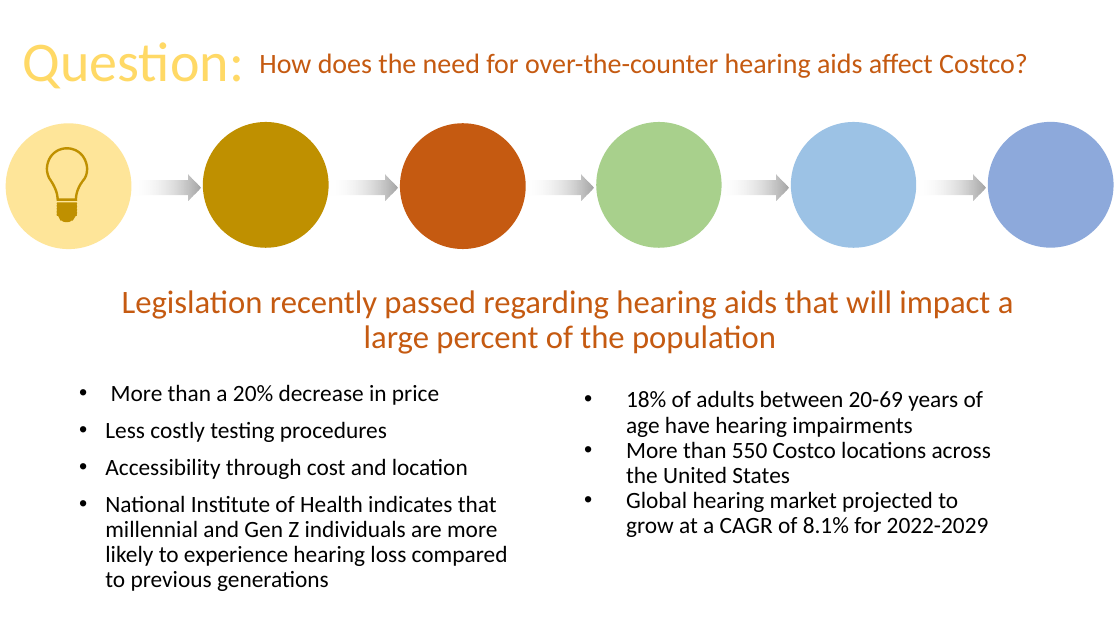
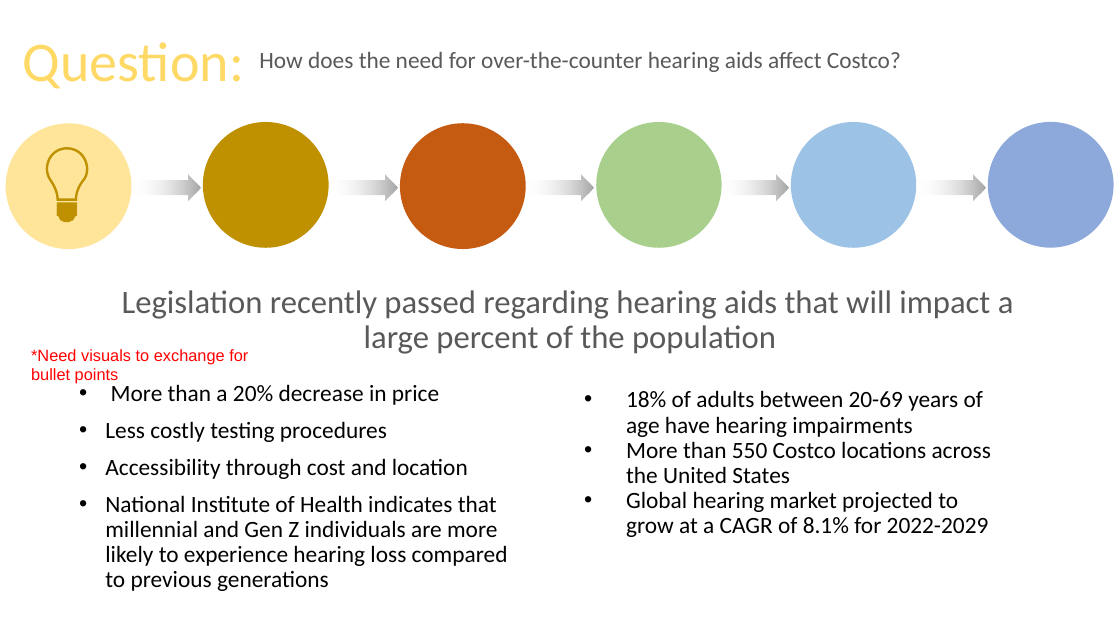
Before and after one commit to JaxWil24/Hearing_Aid_Accessibility, a slide deck: slide 2 of Presentation/FP_Powerpoint.pptx (slide 3 before the commit). Drawn at 1120x630 pixels with LibreOffice and Linux fonts; fonts in the diff are those of the drawing. Boxes give left, top, right and bottom in pixels: in the first picture for what was removed or moved away, otherwise in the second. Text is boxed around its words. In the diff, an @@ line names an element or a change of style, - is before the commit and + after.

```diff
--- a/Presentation/FP_Powerpoint.pptx
+++ b/Presentation/FP_Powerpoint.pptx
@@ text "How does the need for ..." at [259,52,901,72]: size 24 to 20 pt, text colour #C55A11 to #595959 @@
@@ text "Legislation recently passed regarding hearing ..." at [122,290,1014,354]: text colour #C55A11 to #595959 @@
@@ text added at [31,349,248,384], 14 pt, text #FF0000 @@
+*Need visuals to exchange for bullet points
```
Also in this commit, not shown: 7 other slides changed, 3 slides added, 2 slides removed.
